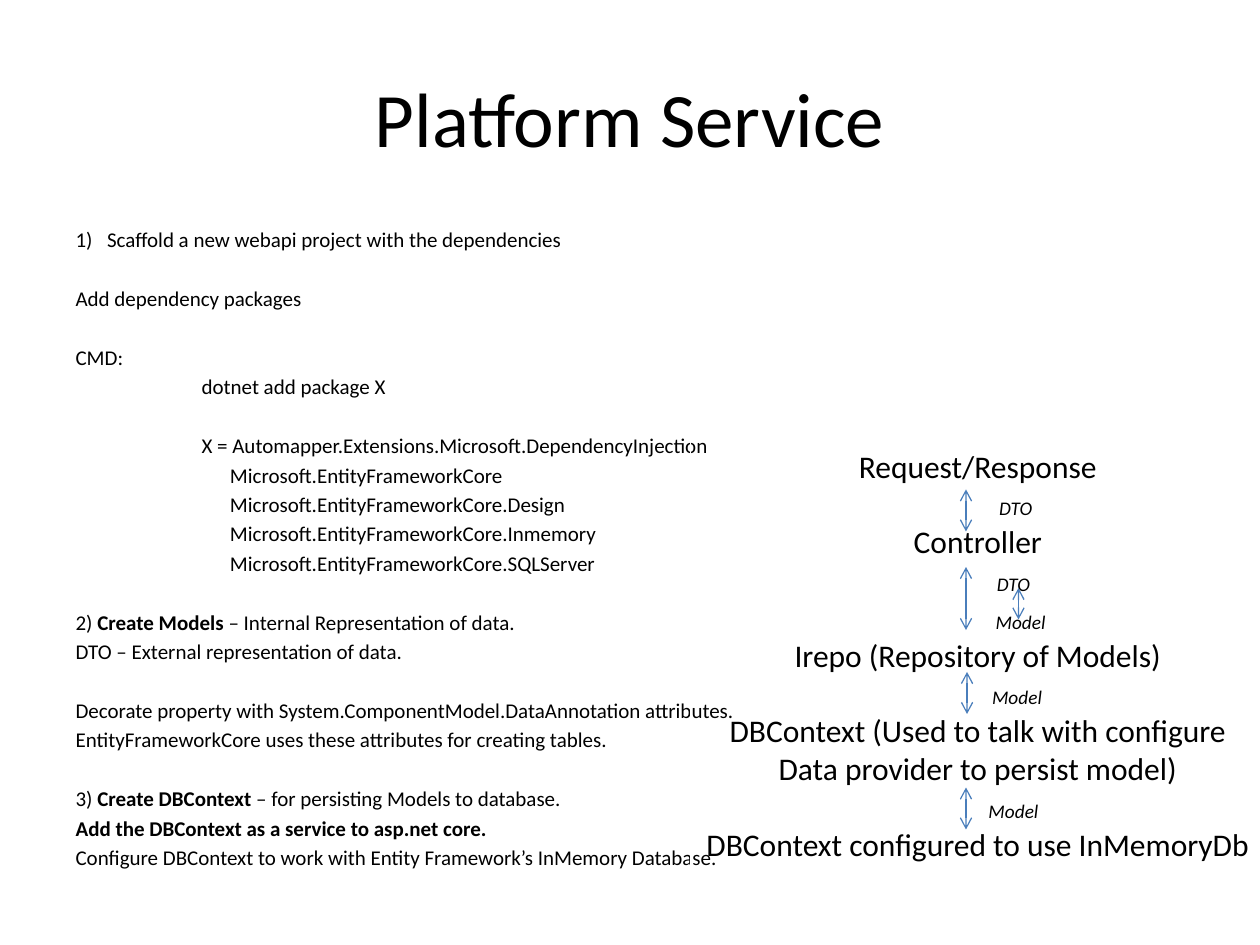
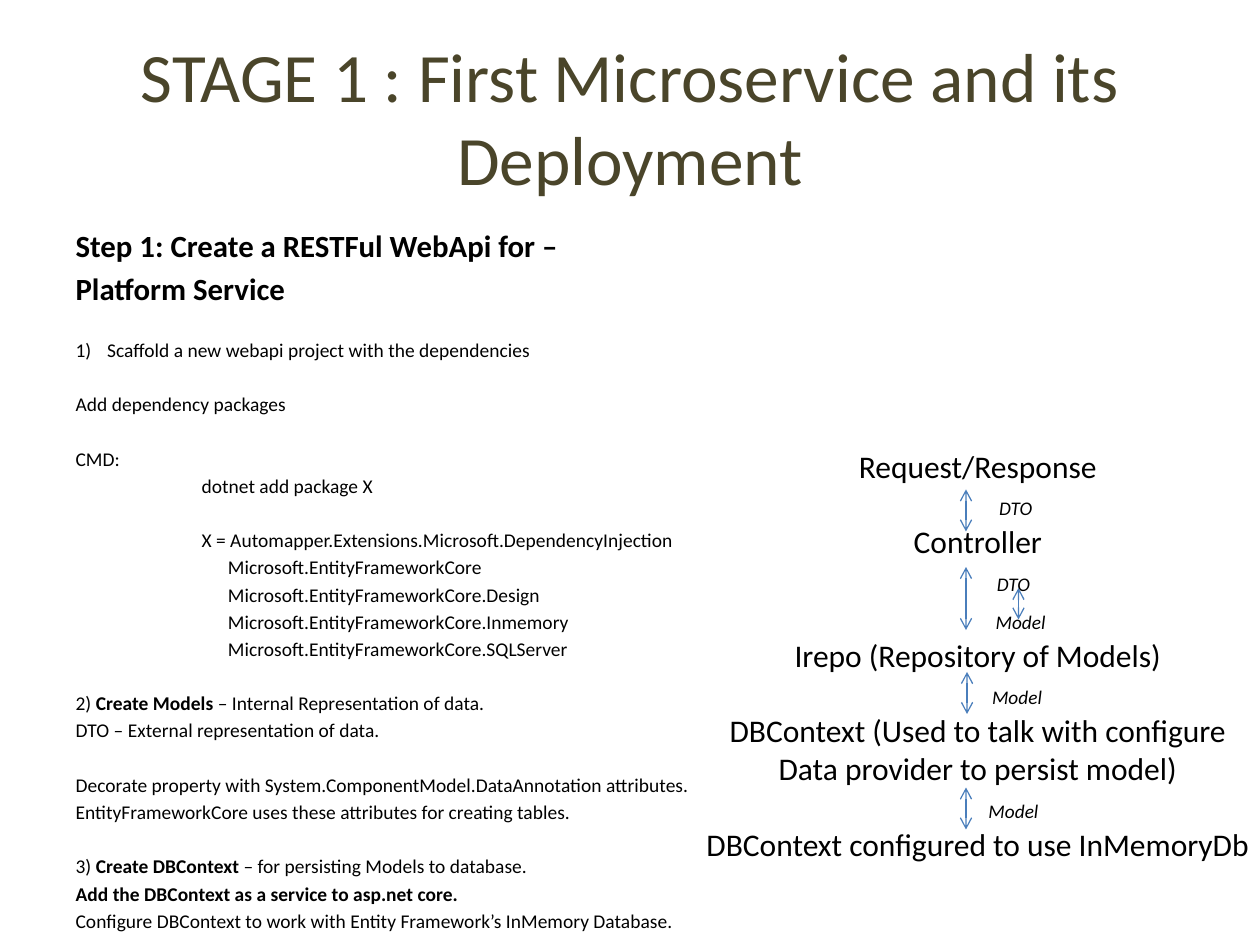
Before and after one commit to devi-priyadharshini/4_microservices, a slide deck: slide 3 of docs/microservice.pptx (slide 2 before the commit). Drawn at 1260x945 pixels with LibreOffice and Linux fonts; fonts in the diff are those of the drawing. Boxes give left, top, right and bottom in pixels: in the first picture for what was removed or moved away, otherwise in the second. Text is boxed around its words. In the diff, an @@ line names an element or a change of style, - is before the commit and + after.

```diff
--- a/docs/microservice.pptx
+++ b/docs/microservice.pptx
@@ title at (141,54,1118,196): text changed; size 44 to 39.6 pt; text colour #000000 to #4A452A @@
-Platform Service
+STAGE 1 : First Microservice and its Deployment
@@ text at (76,235,535,301): paragraphs added @@
+Step 1: Create a RESTFul WebApi for –
+Platform Service
@@ text at (76,343,688,932): size 12 to 11.1 pt @@
```
Also in this commit, not shown: 1 other slide changed, 11 slides added, 1 other file.
